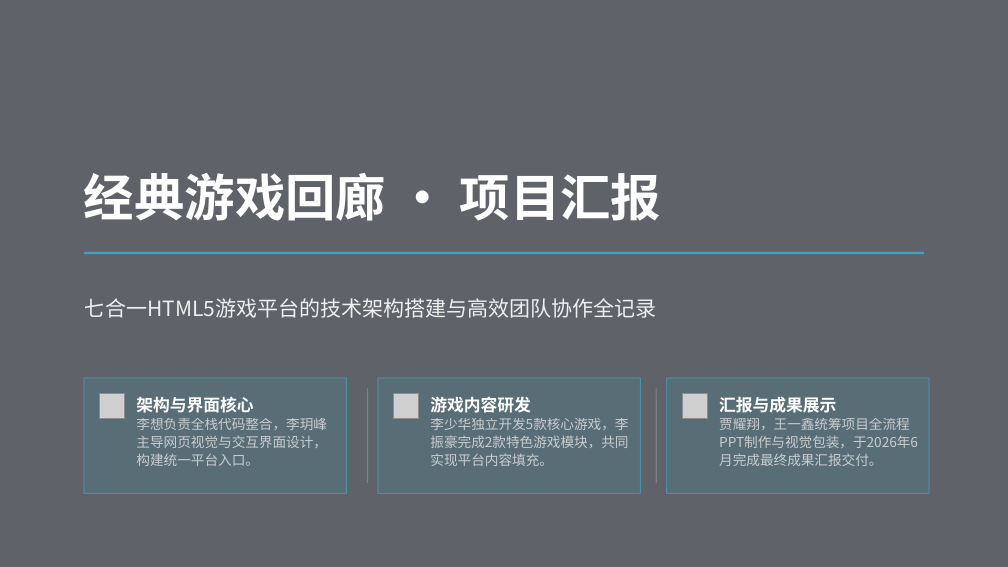
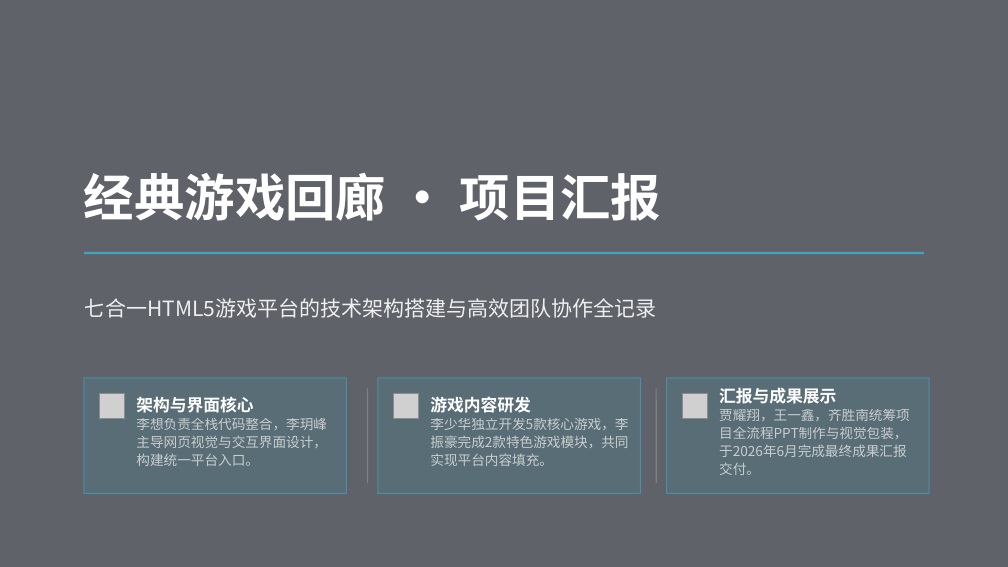
Before and after one commit to lish563/7k7k, a slide deck: slide 1 of documents/经典游戏回廊 2· 项目汇报.pptx. Drawn at 1008x567 pixels with LibreOffice and Linux fonts; fonts in the diff are those of the drawing; grey boxes stand for pictures; background and template pictures are left out. Boxes give left, top, right and bottom in pixels: in the first picture for what was removed or moved away, otherwise in the second. Text is boxed around its words. In the diff, an @@ line names an element or a change of style, - is before the commit and + after.

```diff
--- a/documents/经典游戏回廊 2· 项目汇报.pptx
+++ b/documents/经典游戏回廊 2· 项目汇报.pptx
@@ text at box(719, 387, 910, 475): text changed @@
-汇报与成果展示
-贾耀翔，王一鑫统筹项目全流程PPT制作与视觉包装，于2026年6月完成最终成果汇报交付。
+汇报与成果展示
+贾耀翔，王一鑫，齐胜南统筹项目全流程PPT制作与视觉包装，于2026年6月完成最终成果汇报交付。
```
Also in this commit, not shown: 2 other slides changed, 1 slide removed, 9 other files.
